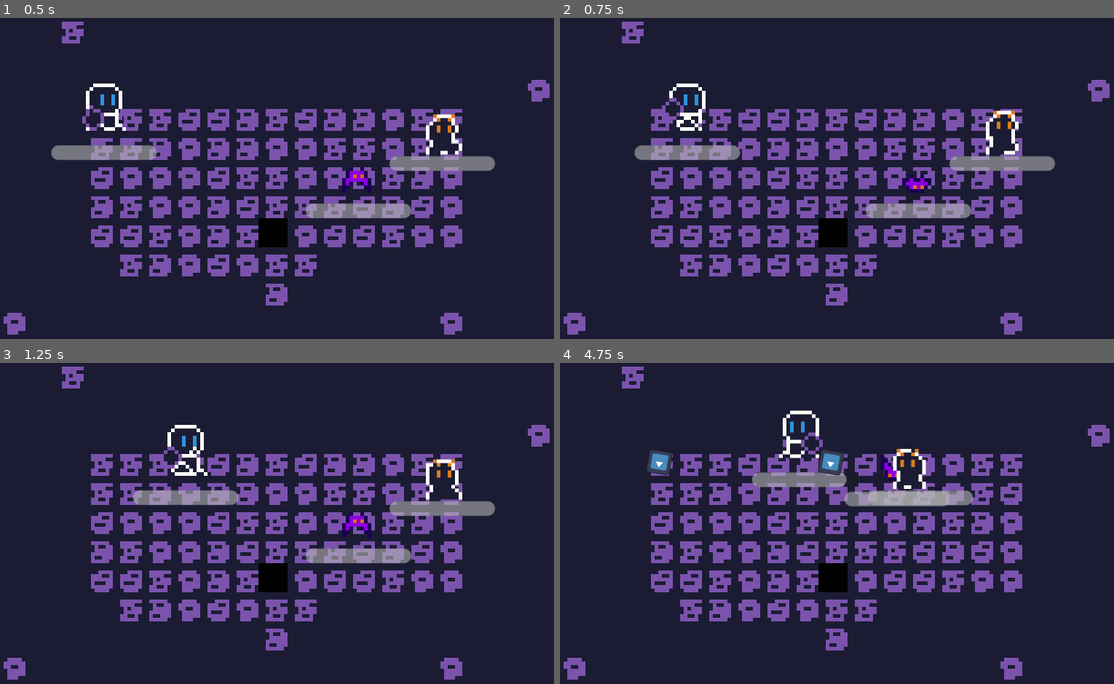
Above: before the commit, frames 1-4 (two rows, left to right).
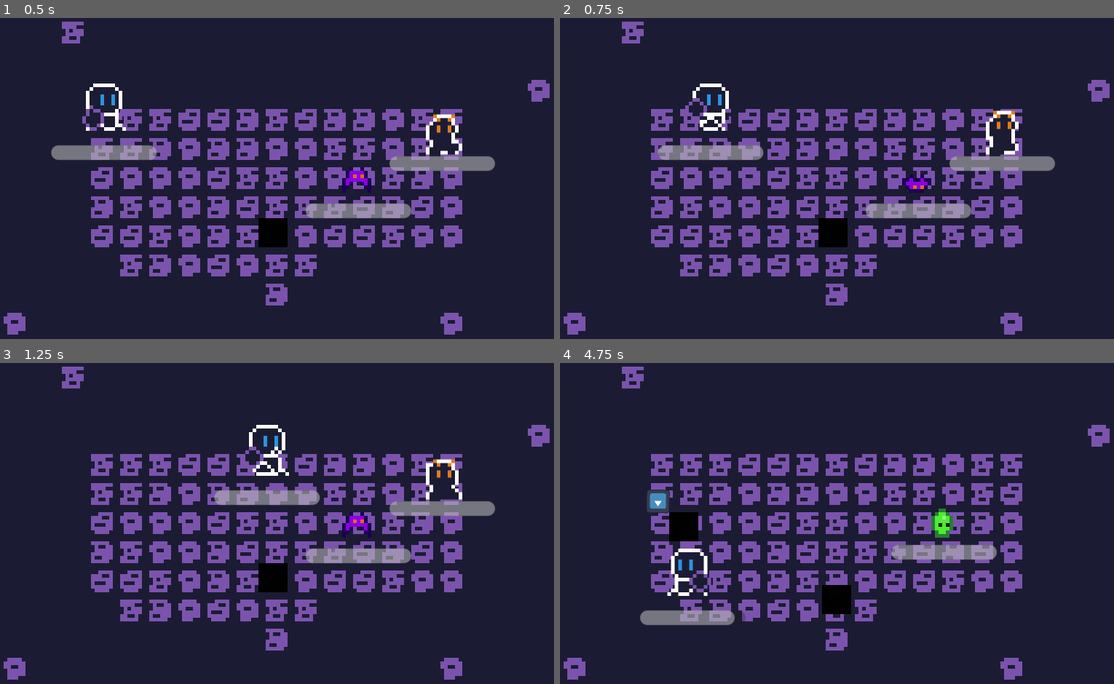
Above: after the commit, the same moments.

Repository: Renan-G-projec/DungeonWarrior
Game: Godot game, scene res://scenes/main.tscn
The game is run twice, just before and just after one commit, with the same random seed, the same clock (stepped at 60 frames per second) and the same inputs. The engine's default icon, where the game draws it, is replaced by a stand-in: a white triangle on a blue panel in a dark square.
Inputs (mouse positions are in pixels of both pictures, inside the frame that each line leads up to):
- Up to frame 1 (0.5 s): no input
- Up to frame 2 (0.75 s): tap Enter at 0.5 s; move the mouse to (981, 165) at 0.52 s; hold D (walk_right) from 0.53 s (still down); tap E (Interact) at 0.6 s; click (981, 165) at 0.67 s
- Up to frame 3 (1.25 s): keep holding D (walk_right)
- Up to frame 4 (4.75 s): move the mouse to (737, 542) at 1.27 s; release D (walk_right) at 1.28 s; hold S (walk_down) 1.28-2.03 s; click (737, 542) at 1.35 s; move the mouse to (909, 456) at 2.02 s; hold D (walk_right) 2.03-2.78 s; tap Shift (dash) at 2.1 s; move the mouse to (820, 590) at 2.77 s; hold W (walk_up) 2.78-3.53 s; tap Alt at 2.85 s; click (820, 590) at 2.92 s; move the mouse to (1025, 574) at 3.52 s; hold A (walk_left) from 3.53 s (still down); tap E (Interact) at 3.6 s; move the mouse to (676, 478) at 4.27 s; click (676, 478) at 4.35 s

Frame 1 is identical in both runs. In frame 2, 1.3% of the frame differs, in the area x 13-37%, y 20-45%; in frame 3, 2.4%; in frame 4, 7.5%, in the area x 14-79%, y 14-82%.

Commit message:
feat: Added transition manager with callback customization. AMDG

Diff:
--- /dev/null
+++ b/core/transition_manager.gd
@@ -0,0 +1,16 @@
+# Ad Maiorem Dei Gloriam!
+## Autoload: TransitionManager
+extends CanvasLayer
+
+var _transition_tween: Tween
+
+# This function simply flash the game and on the flash calls the function middle_of_transition
+# Can be used to switch scenes with lambdas i thiiink
+func flash(middle_of_transition: Callable, fade_in: float =  0.2, fade_out: float = 0.2) -> void:
+	if _transition_tween:
+		_transition_tween.kill()
+	_transition_tween = create_tween().set_trans(Tween.TRANS_QUAD)
+
+	_transition_tween.tween_property($ColorRect, "color", Color($ColorRect.color, 1.0), fade_in)
+	_transition_tween.tween_callback(middle_of_transition)
+	_transition_tween.tween_property($ColorRect, "color", Color($ColorRect.color, 0.0), fade_out)
--- /dev/null
+++ b/core/transition_manager.tscn
@@ -0,0 +1,14 @@
+[gd_scene format=3 uid="uid://c5gec8i86cq1f"]
+
+[ext_resource type="Script" uid="uid://bshk4ycfrvwe2" path="res://core/transition_manager.gd" id="1_6o8ov"]
+
+[node name="TransitionManager" type="CanvasLayer" unique_id=289807344]
+script = ExtResource("1_6o8ov")
+
+[node name="ColorRect" type="ColorRect" parent="." unique_id=221168043]
+anchors_preset = 15
+anchor_right = 1.0
+anchor_bottom = 1.0
+grow_horizontal = 2
+grow_vertical = 2
+color = Color(0.011764706, 0.011764706, 0.011764706, 0)
--- a/features/player/player.gd
+++ b/features/player/player.gd
@@ -2,7 +2,7 @@
 class_name Player
 extends CharacterBody2D
 
-@onready var speed: float = 32.0
+@onready var speed: float = 64.0
 @onready var knockback: KnockbackComponent = $KnockbackComponent
 @onready var dash_component: DashComponent = %DashComponent
 @onready var feel_component: FeelComponent = $FeelComponent
--- a/project.godot
+++ b/project.godot
@@ -18,6 +18,10 @@
 boot_splash/show_image=false
 boot_splash/use_filter=false
 config/icon="res://icon.svg"
+
+[autoload]
+
+TransitionManager="*uid://c5gec8i86cq1f"
 
 [display]
 
--- a/scenes/main.gd
+++ b/scenes/main.gd
@@ -23,3 +23,7 @@
 	current_room = room_instance
 
 	player.global_position = room_instance.get_door_position(door_id)
+
+
+func _on_player_gameover() -> void:
+	TransitionManager.flash(func() -> void: get_tree().reload_current_scene.call_deferred())
--- a/scenes/main.tscn
+++ b/scenes/main.tscn
@@ -17,3 +17,5 @@
 [node name="Player" parent="." unique_id=2017001837 instance=ExtResource("2_0wfyh")]
 unique_name_in_owner = true
 position = Vector2(27, 31)
+
+[connection signal="gameover" from="Player" to="." method="_on_player_gameover"]
Not shown, added: core/transition_manager.gd.uid
